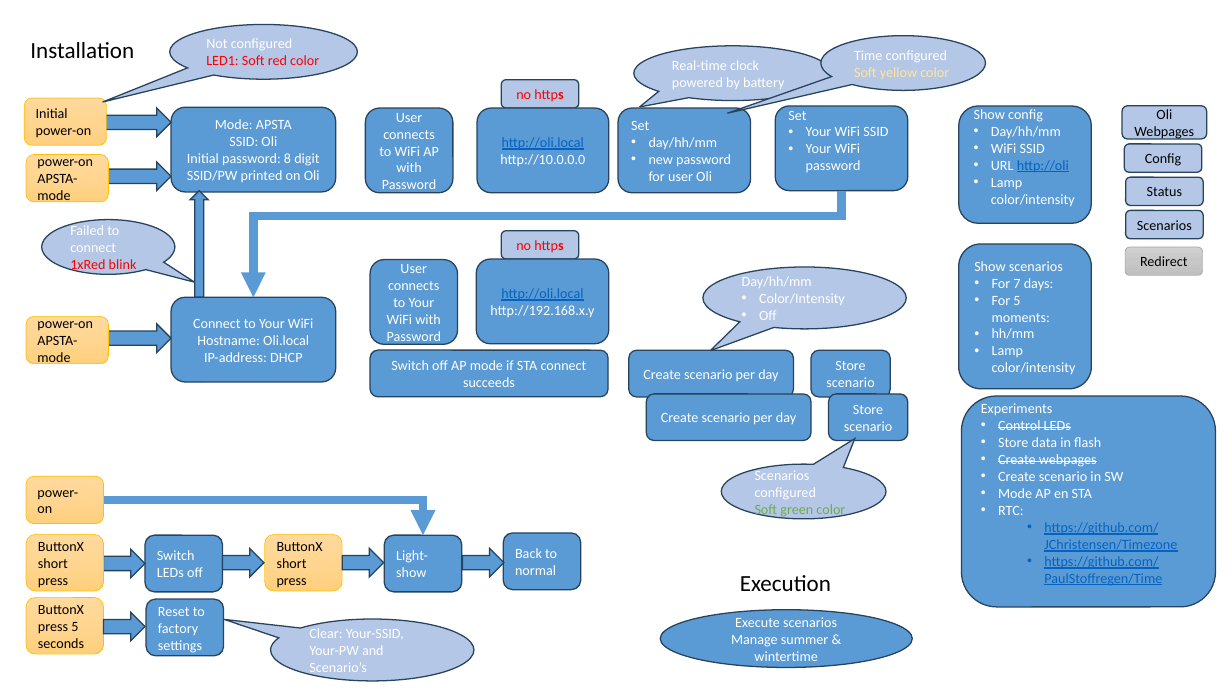
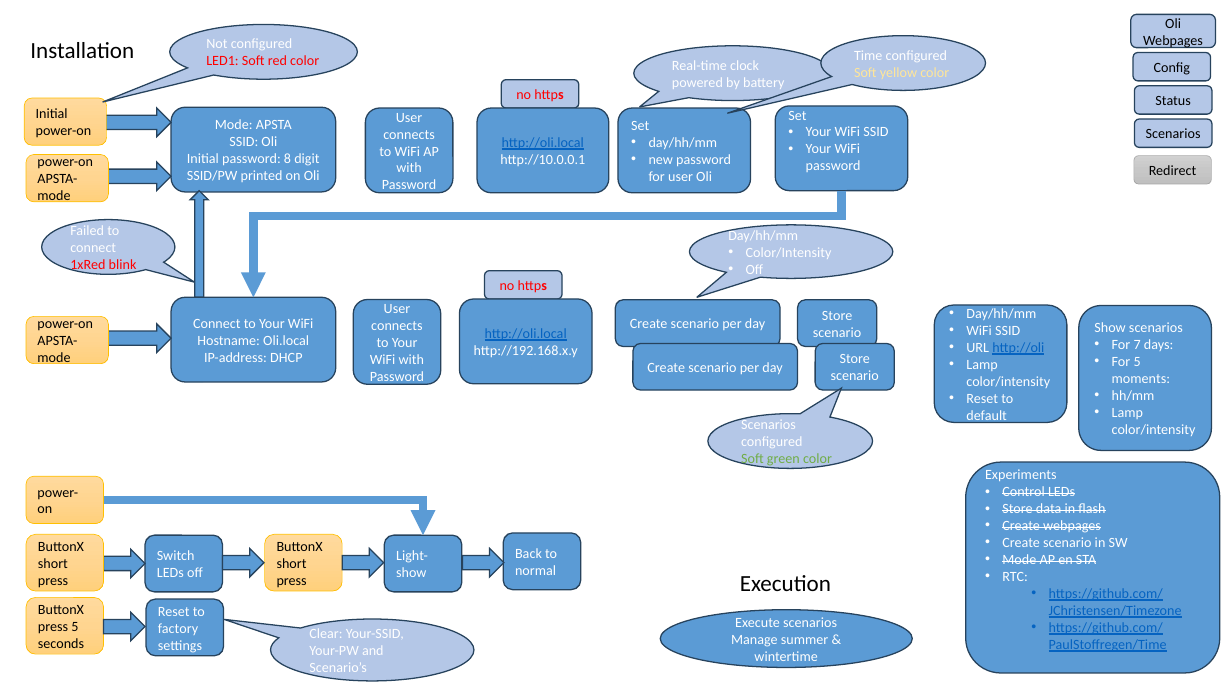
Before and after one commit to EJvdL/Oli, a slide deck: slide 1 of Oli.pptx. Drawn at 1232x693 pixels with LibreOffice and Linux fonts; fonts in the diff are those of the drawing. Boxes give left, top, right and bottom in pixels: in the first picture for what was removed or moved away, otherwise in the second. Text is boxed around its words. In the diff, an @@ line names an element or a change of style, - is before the commit and + after.

```diff
--- a/Oli.pptx
+++ b/Oli.pptx
@@ 5 rounded rectangles: place and size @@
-5 rounded rectangles at [1122,105,1207,275]
+5 rounded rectangles at [1131,15,1216,184]
@@ text in rounded rectangle at [500,154,585,166]: text changed @@
-http://10.0.0.0
+http://10.0.0.1
@@ speech bubble "Day/hh/mm": place and size @@
-speech bubble "Day/hh/mm" at [703,267,907,329]
+speech bubble "Day/hh/mm" at [689,225,893,278]
@@ rounded rectangle "User connects to Your WiFi ...": place and size @@
-rounded rectangle "User connects to Your WiFi ..." at [371,260,458,345]
+rounded rectangle "User connects to Your WiFi ..." at [353,299,441,384]
@@ rounded rectangle "http://oli.local": place and size @@
-rounded rectangle "http://oli.local" at [476,259,609,344]
+rounded rectangle "http://oli.local" at [459,299,592,384]
@@ rounded rectangle "no https": place and size @@
-rounded rectangle "no https" at [502,231,579,260]
+rounded rectangle "no https" at [484,271,562,299]
@@ rounded rectangle "Create scenario per day": place and size @@
-rounded rectangle "Create scenario per day" at [628,350,793,396]
+rounded rectangle "Create scenario per day" at [616,300,780,347]
@@ rounded rectangle "Show config": place and size @@
-rounded rectangle "Show config" at [959,106,1092,224]
+rounded rectangle "Show config" at [934,305,1067,422]
@@ rounded rectangle "Show scenarios": place and size @@
-rounded rectangle "Show scenarios" at [959,244,1092,389]
+rounded rectangle "Show scenarios" at [1080,306,1213,451]
@@ rounded rectangle removed at [371,350,609,396] @@
-Switch off AP mode if STA connect succeeds
@@ 3 rounded rectangles, 1 speech bubble: place and size @@
-3 rounded rectangles, 1 speech bubble at [646,350,909,518]
+3 rounded rectangles, 1 speech bubble at [633,300,895,469]
@@ text in rounded rectangle at [966,394,1013,424]: paragraph added @@
+• Reset to default
@@ rounded rectangle "Experiments": place and size @@
-rounded rectangle "Experiments" at [962,396,1216,607]
+rounded rectangle "Experiments" at [966,462,1220,673]
@@ text in rounded rectangle at [1002,503,1105,564]: strikethrough on in "Store data in flash", "Mode AP en STA" @@
```
Also in this commit, not shown: 1 other slide changed, 5 slides added, 12 other files.
